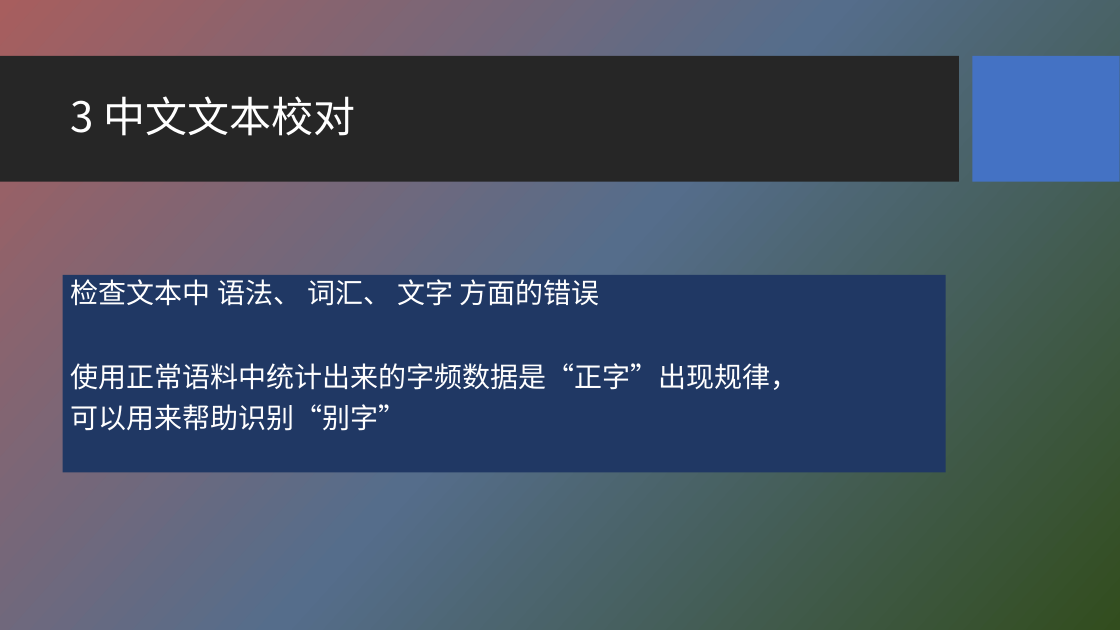
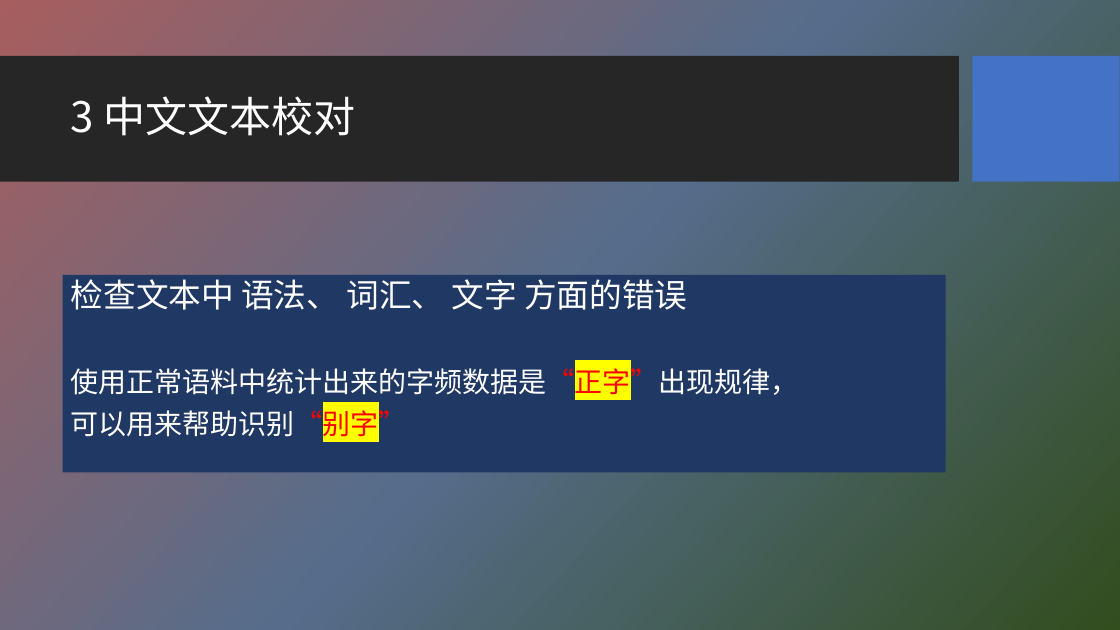
Before and after one commit to HBU/NLP_PPT, a slide deck: slide 30 of PPT-2020/ch06 字符编码与字频统计.pptx. Drawn at 1120x630 pixels with LibreOffice and Linux fonts; fonts in the diff are those of the drawing; background and template pictures are left out. Boxes give left, top, right and bottom in pixels: in the first picture for what was removed or moved away, otherwise in the second. Text is boxed around its words. In the diff, an @@ line names an element or a change of style, - is before the commit and + after.

```diff
--- a/PPT-2020/ch06 字符编码与字频统计.pptx
+++ b/PPT-2020/ch06 字符编码与字频统计.pptx
@@ text "检查文本中 语法、 词汇、 文字 方面的错误" at [62, 275, 945, 472]: size 24 to 28 pt in "检查文本中 语法、 词汇、 文字 方面的错误"; text colour #FFFFFF to #FF0000, highlight none to #FFFF00 in "使用正常语料中统计出来的字频数据是“正字”出现规律，", "可以用来帮助识别“别字”" @@
```
Also in this commit, not shown: 5 other slides changed.
